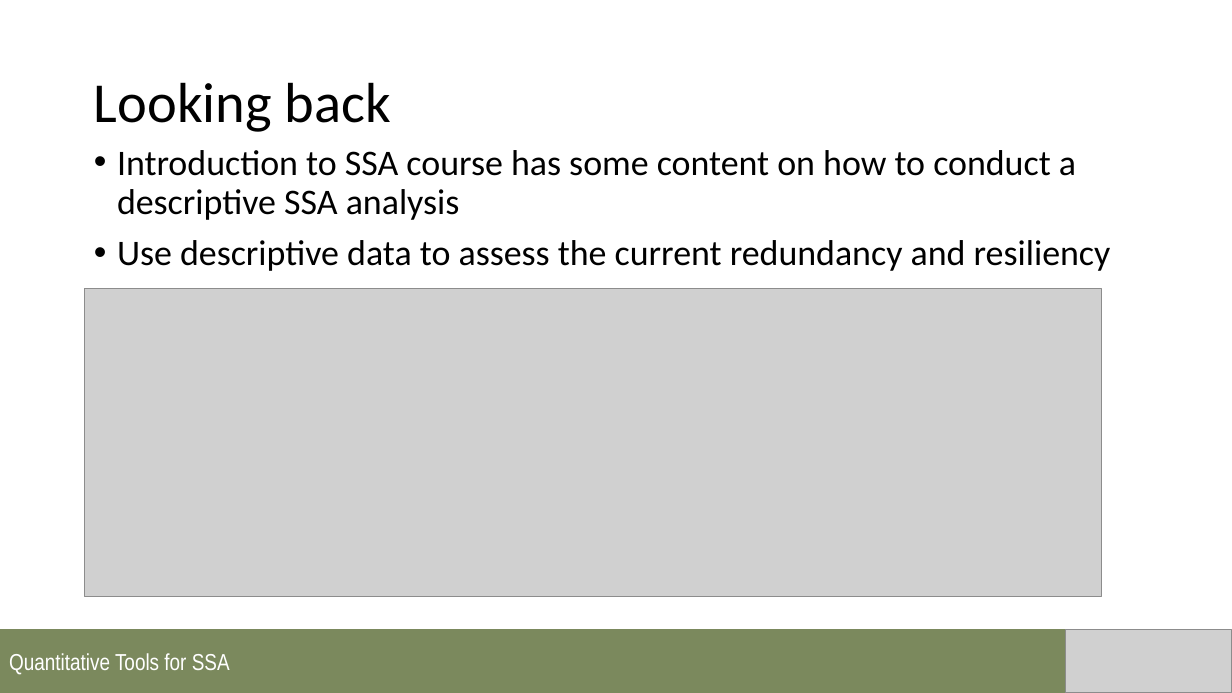
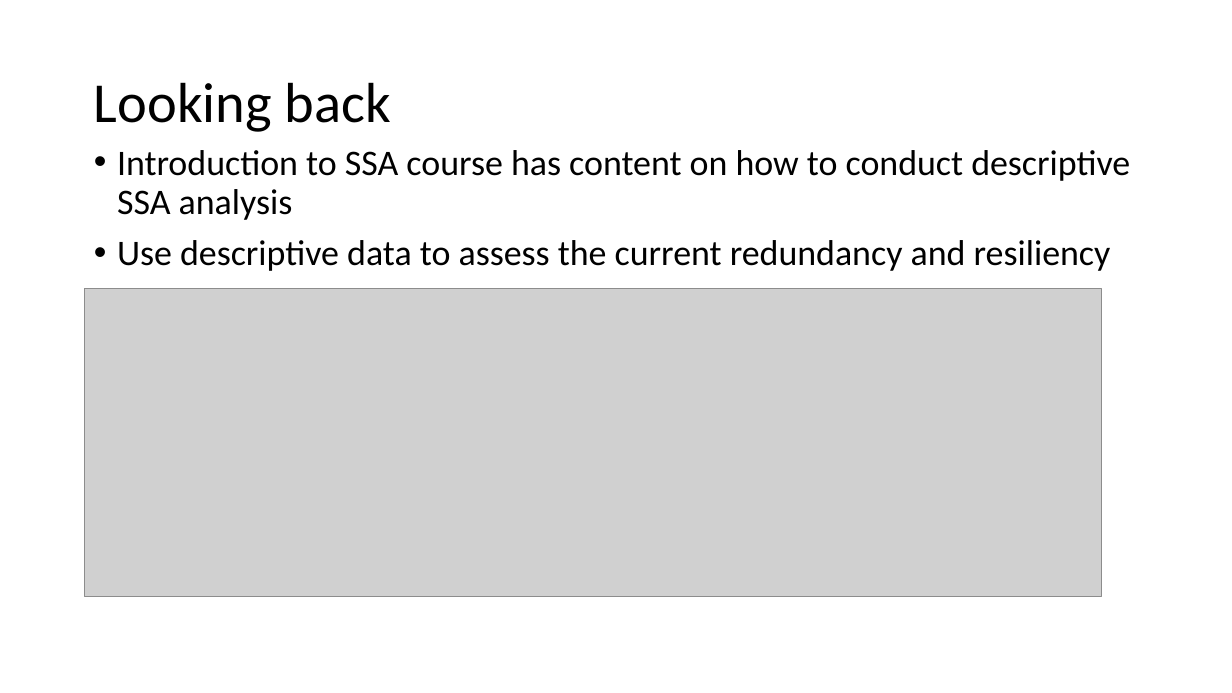
Before and after one commit to annamtucker/ssa-200, a slide deck: slide 2 of static/lectures/SSA_Lecture2_QualitativeData.pptx (slide 4 before the commit). Drawn at 1232x693 pixels with LibreOffice and Linux fonts; fonts in the diff are those of the drawing; grey boxes stand for pictures; background and template pictures are left out. Boxes give left, top, right and bottom in pixels: in the first picture for what was removed or moved away, otherwise in the second. Text is boxed around its words. In the diff, an @@ line names an element or a change of style, - is before the commit and + after.

```diff
--- a/static/lectures/SSA_Lecture2_QualitativeData.pptx
+++ b/static/lectures/SSA_Lecture2_QualitativeData.pptx
@@ text at (117,150,1130,220): text changed @@
-• Introduction to SSA course has some content on how to conduct a descriptive SSA analysis
+• Introduction to SSA course has content on how to conduct descriptive SSA analysis
@@ rectangle removed at (0,629,1232,693) @@
-Quantitative Tools for SSA
@@ picture removed at (1067,629,1232,693) @@
```
Also in this commit, not shown: 12 other slides changed, 3 slides added, 2 other files.
